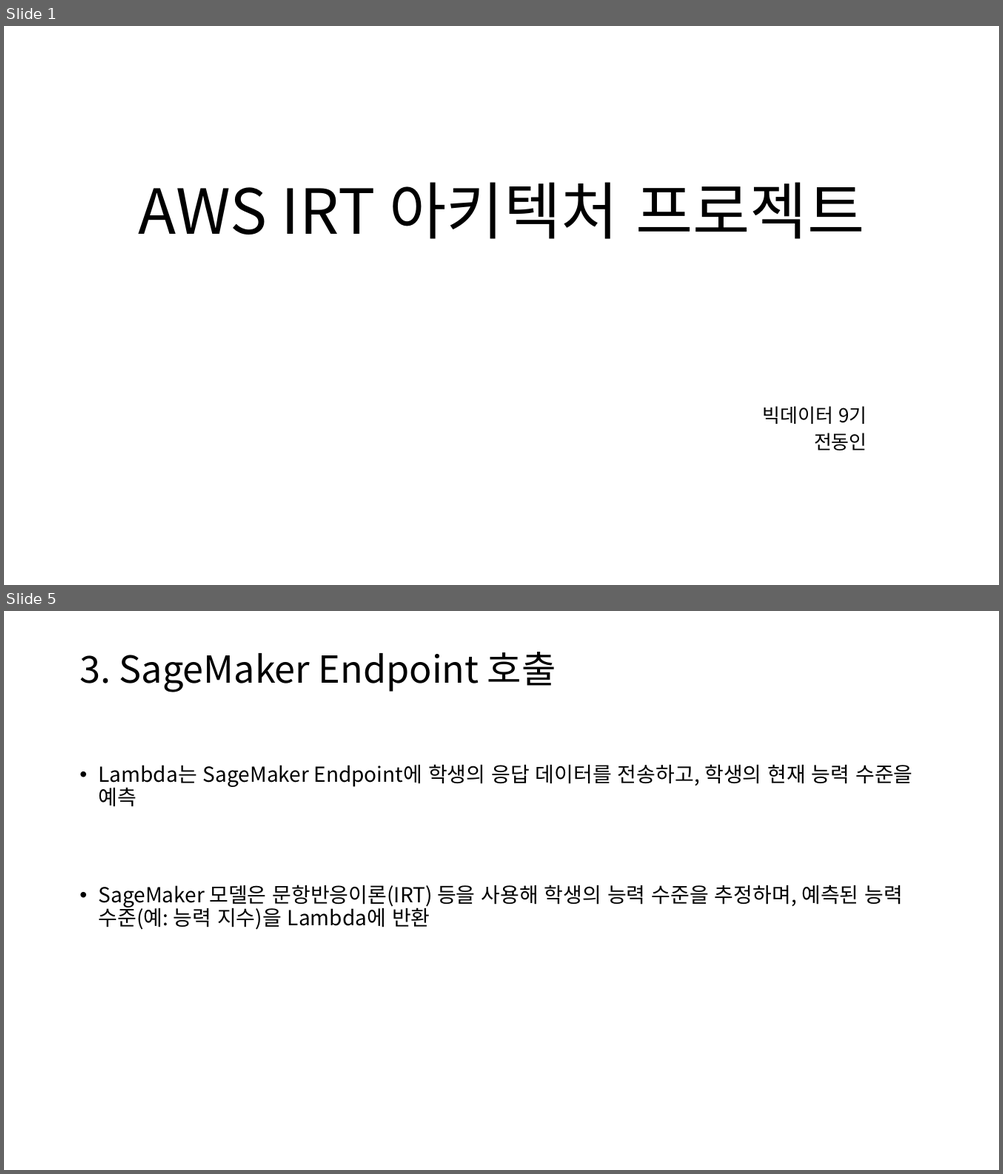
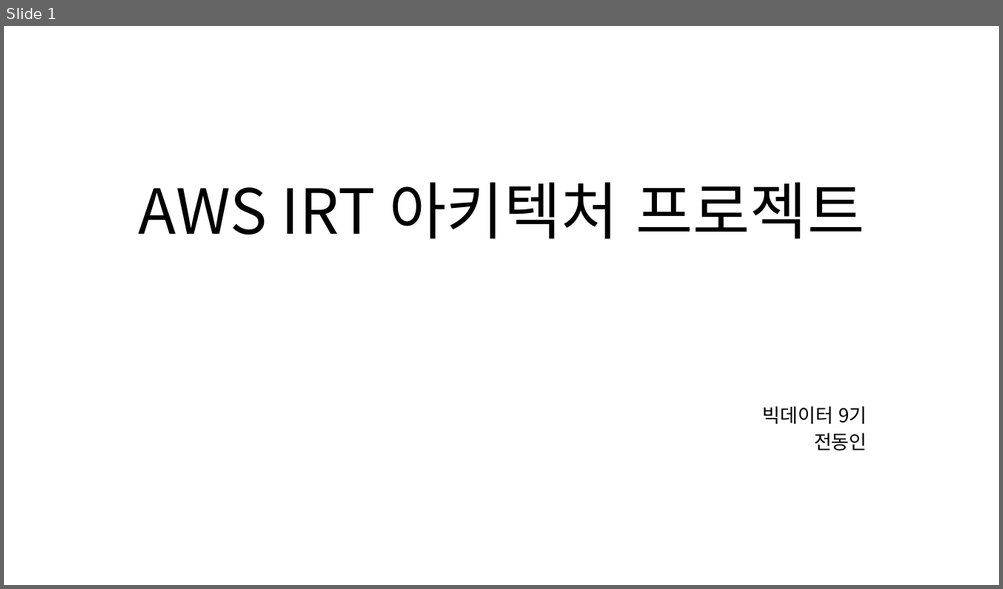
Before and after one commit to DonginJeon/Project, a slide deck: Personal/IRT_AWS/AWS IRT 아키텍처 프로젝트.pptx. Shown one above the other, each under a label of ours: slides 1 and 5 before the commit, slide 1 after it; the slides between them are not shown. The pictures are 1003x1174 and 1003x589 pixels, drawn with LibreOffice and Linux fonts; fonts in the diff are those of the drawing. Boxes give left, top, right and bottom in pixels: in the first picture for what was removed or moved away, otherwise in the second. Text is boxed around its words. In the diff, an @@ line names an element or a change of style, - is before the commit and + after.

```diff
--- a/Personal/IRT_AWS/AWS IRT 아키텍처 프로젝트.pptx
+++ b/Personal/IRT_AWS/AWS IRT 아키텍처 프로젝트.pptx
@@ slide 5 removed at [4, 611, 999, 1170], background #FFFFFF @@
@@ title removed at [79, 652, 556, 692] @@
-3. SageMaker Endpoint 호출
@@ text removed at [99, 764, 912, 930] @@
-• Lambda는 SageMaker Endpoint에 학생의 응답 데이터를 전송하고, 학생의 현재 능력 수준을 예측
-• SageMaker 모델은 문항반응이론(IRT) 등을 사용해 학생의 능력 수준을 추정하며, 예측된 능력 수준(예: 능력 지수)을 Lambda에 반환
```
Also in this commit, not shown: 5 slides changed, 8 slides added, 2 other slides removed, 56 other files.
